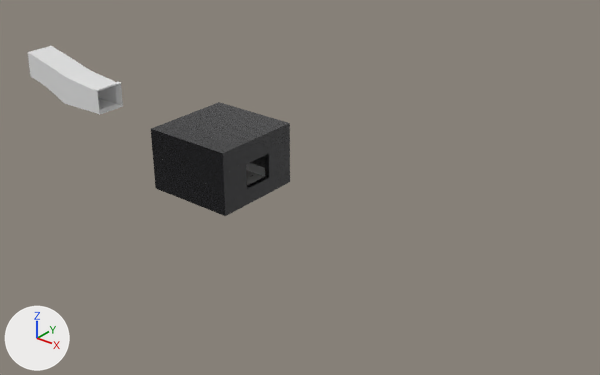
Renders of the Blender file assets/meshes/building1/building1.blend from each side of a commit.
Both versions are drawn from a 50 mm camera at (84.5, -85.9, 52.0) aimed at (12.6, 3.9, -3.7). Lighting does not change. The marker at lower left points along +X, +Y and +Z. The picture after the commit comes second.

Script lines for the objects in view, before the commit:
```python
me_cube_001 = bpy.data.meshes.new('Cube.001')
me_cube_001.from_pydata(...)  # 55 vertices, 54 faces; spans x -18.6..0.6, y -2.6..2.6, z -4.3..3.5
me_cube_002 = bpy.data.meshes.new('Cube.002')
me_cube_002.from_pydata(...)  # 265 vertices, 99 faces; spans x -7.6..7.6, y -7.5..7.6, z -5.7..4.5
# faces by material slot: [31, 60, 8]
me_cube_002.materials.append(mat_basewholematerial)
me_cube_002.materials.append(mat_rampstepmaterialbridge)  # its picture is missing
me_cube_002.materials.append(mat_partmaterial)  # picture img_partmaterial_base_color
me_cube_003 = bpy.data.meshes.new('Cube.003')
me_cube_003.from_pydata(...)  # a box spanning x -7.02..7.02, y -7.02..7.02, z -0.41..0.41
me_cube_004 = bpy.data.meshes.new('Cube.004')
me_cube_004.from_pydata(...)  # 2248 vertices, 2205 faces; spans x -5.52..7.92, y -2.56..2.56, z -0.23..0.23
me_cube_004.materials.append(mat_material)
ob_bridge = bpy.data.objects.new('bridge', me_cube_004)
ob_bridge.location = (-1.2, -0.1, -3.3)
ob_cube = bpy.data.objects.new('Cube', me_cube_002)
ob_cube.location = (0.0, 0.0, 0.0)
ob_lava = bpy.data.objects.new('lava', me_cube_003)
ob_lava.location = (-0.1, 0.0, -4.6)
ob_tunnel = bpy.data.objects.new('tunnel', me_cube_001)
ob_tunnel.location = (0.0, 0.0, 0.0)
ob_tunnel.delta_location = (-26.77, 0.00406, 4.917)
```
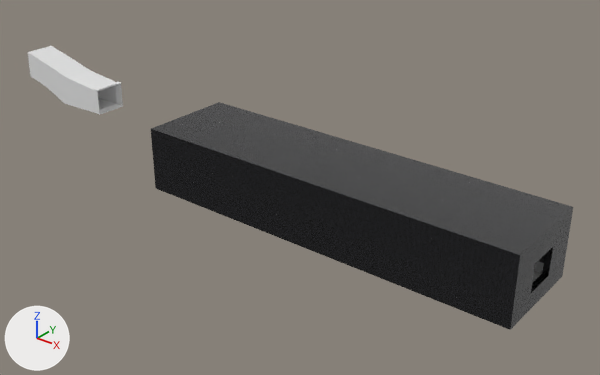
Location of each change, (x1, y1, x2, y2) in pixels of the pictures (600 x 375 px):
```json
{"object": "Cube", "change": "reshaped", "before": [151, 102, 290, 216], "after": [151, 102, 573, 330], "on screen": "202% wider, 99% taller"}
{"object": "lava", "change": "moved, rescaled", "before": [246, 163, 265, 176], "after": [534, 262, 544, 273], "on screen": "mostly hidden"}
{"object": "bridge", "change": "reshaped, moved", "before": [246, 170, 265, 185], "after": [532, 271, 542, 283], "on screen": "mostly hidden"}
```

The change, as JSON lines over the scene's bpy script:
```json
{"block": "me_cube_002", "where": "# used by ob_cube; location = (0.0, 0.0, 0.0)"}
{"op": "remove", "block": "me_cube_002", "code": "me_cube_002.from_pydata(...)  # 265 vertices, 99 faces; spans x -7.6..7.6, y -7.5..7.6, z -5.7..4.5"}
{"op": "add", "block": "me_cube_002", "code": "me_cube_002.from_pydata(...)  # 265 vertices, 99 faces; spans x -7.6..53.3, y -7.5..7.6, z -5.7..4.5"}
{"block": "me_cube_002", "change": "me_cube_002 part 1: 98 of the vertices in x 6.7..7.6, y -7.5..7.6, z -5.7..4.5 are moved by (45.7, 0.0, 0.0)"}
{"block": "me_cube_002", "change": "other edits to the shape of me_cube_002 do not show in these pictures"}
{"block": "me_cube_003", "where": "# used by ob_lava; location = (-0.1, 0.0, -4.6)"}
{"op": "remove", "block": "me_cube_003", "code": "me_cube_003.from_pydata(...)  # 8 vertices, 6 faces; spans x -7.02..7.02, y -7.02..7.02, z -0.41..0.41"}
{"op": "add", "block": "me_cube_003", "code": "me_cube_003.from_pydata(...)  # 8 vertices, 6 faces; spans x -7.02..52.96, y -7.02..7.02, z -0.41..0.41"}
{"block": "me_cube_003", "change": "me_cube_003 part 2: the whole mesh is scaled about its middle by (4.27, 1, 1), then moved by (22.97, 0.0, 0.0)"}
{"block": "me_cube_004", "where": "# used by ob_bridge; location = (-1.2, -0.1, -3.3)"}
{"op": "remove", "block": "me_cube_004", "code": "me_cube_004.from_pydata(...)  # 2248 vertices, 2205 faces; spans x -5.52..7.92, y -2.56..2.56, z -0.23..0.23"}
{"op": "add", "block": "me_cube_004", "code": "me_cube_004.from_pydata(...)  # 2248 vertices, 2205 faces; spans x -6.74..52.87, y -2.62..2.49, z -3.53..-3.08"}
{"block": "me_cube_004", "change": "me_cube_004 part 3: 2248 of 2248 vertices moved; they spanned x -5.52..7.92, y -2.56..2.56, z -0.23..0.23 and now span x -6.74..52.87, y -2.62..2.49, z -3.53..-3.08; mean shift (18.3, -0.07, -3.31)"}
{"op": "set", "path": "ob_bridge.location", "old": "(-1.2, -0.1, -3.3)", "new": "(0.0, 0.0, 0.0)"}
```
